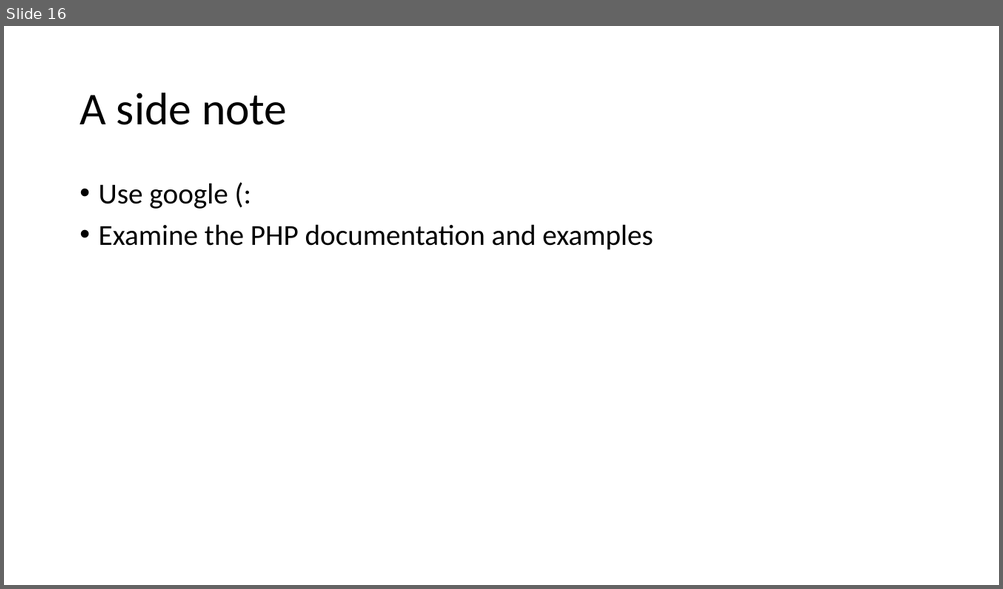
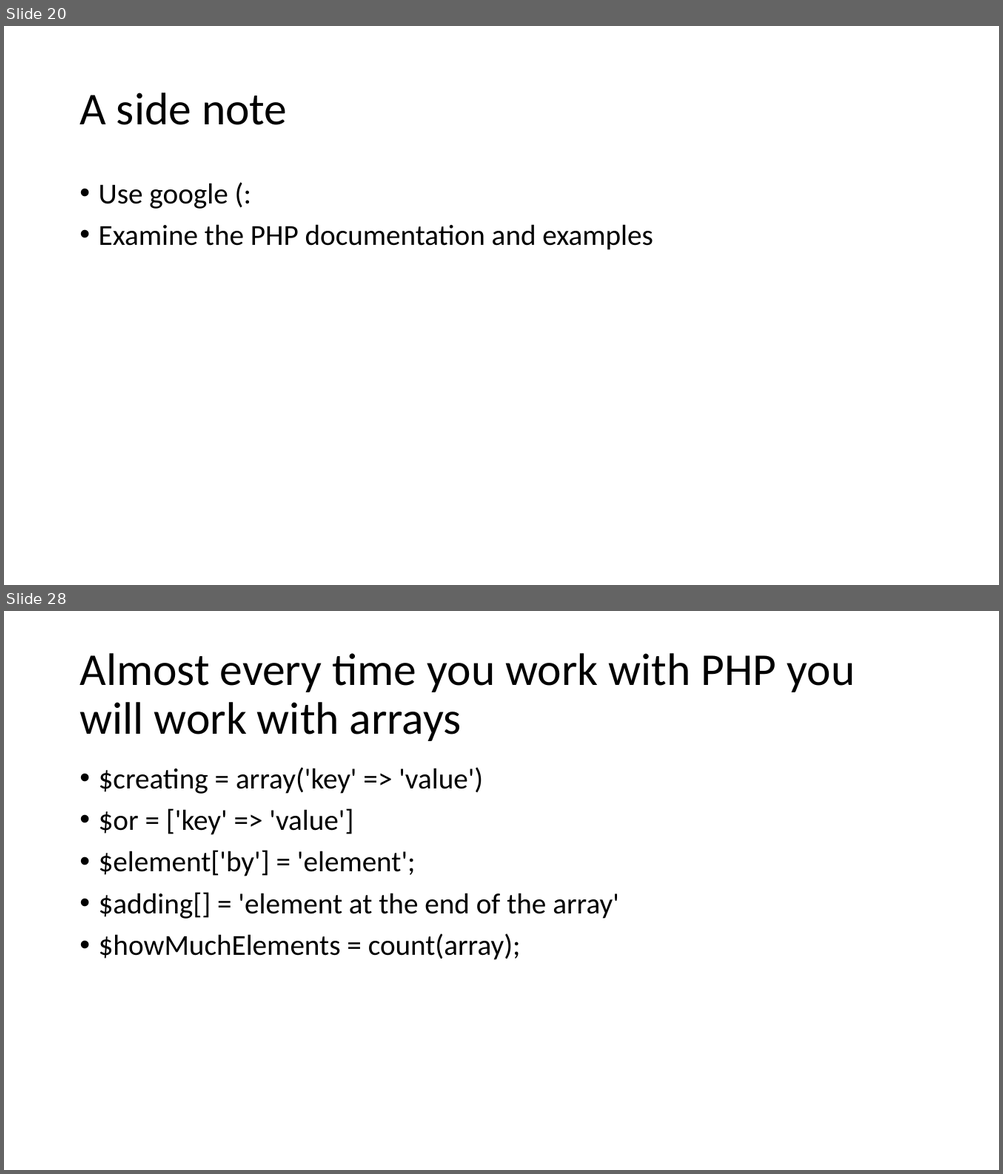
Before and after one commit to saorsa/php-course-excercises, a slide deck: Presentations/PHP Course.pptx. Shown one above the other, each under a label of ours: slide 16 before the commit, slides 20 and 28 after it; the slides between them are not shown. The pictures are 1003x589 and 1003x1174 pixels, drawn with LibreOffice and Linux fonts; fonts in the diff are those of the drawing. Boxes give left, top, right and bottom in pixels: in the first picture for what was removed or moved away, otherwise in the second. Text is boxed around its words. In the diff, an @@ line names an element or a change of style, - is before the commit and + after.

Commit message:
Added classes demos and text to the presentation.

```diff
--- a/Presentations/PHP Course.pptx
+++ b/Presentations/PHP Course.pptx
@@ slide 28 added at [4, 611, 999, 1170], background #FFFFFF @@
@@ title added at [79, 653, 854, 741], 44 pt, text #000000 @@
+Almost every time you work with PHP you will work with arrays
@@ text added at [99, 767, 619, 960], 28 pt, text #000000 @@
+• $creating = array('key' => 'value')
+• $or = ['key' => 'value']
+• $element['by'] = 'element';
+• $adding[] = 'element at the end of the array'
+• $howMuchElements = count(array);
@@ what was slide 16 is now slide 20 @@
```
Also in this commit, not shown: 5 slides changed, 28 other slides added, 3 other files.
